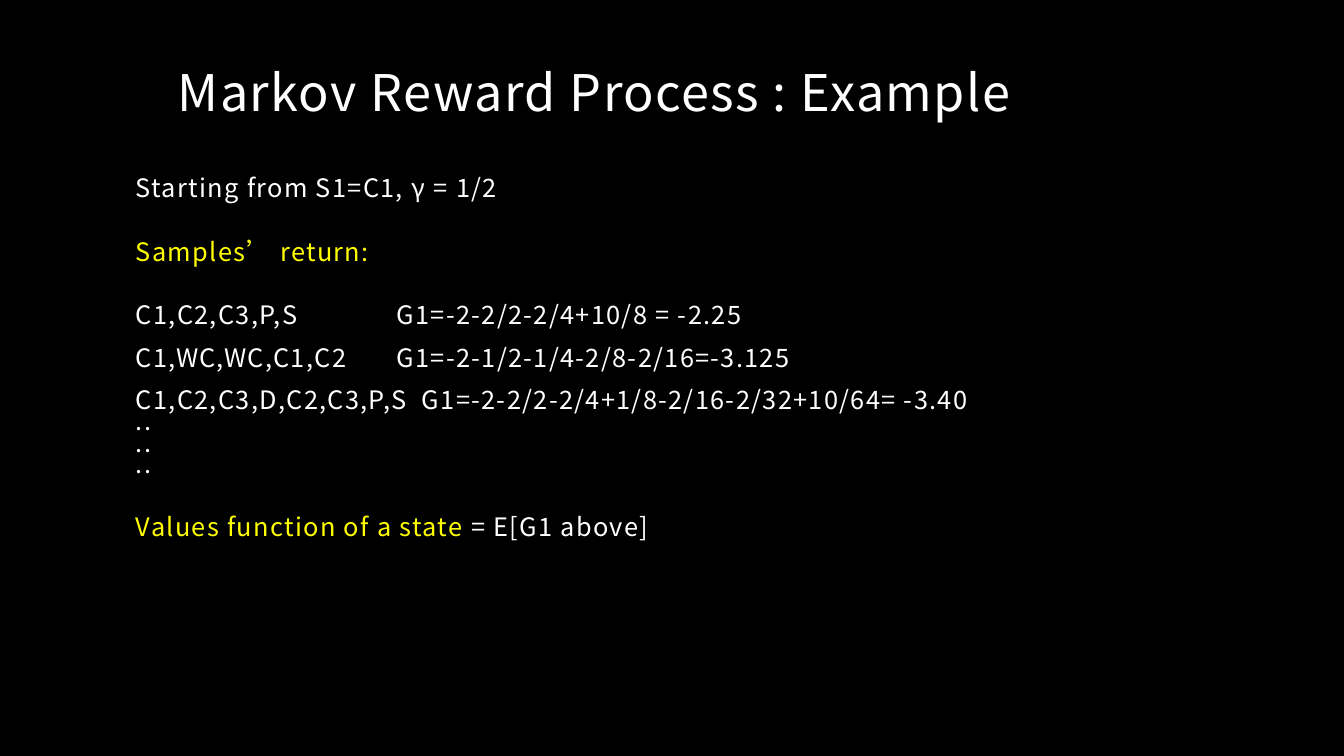
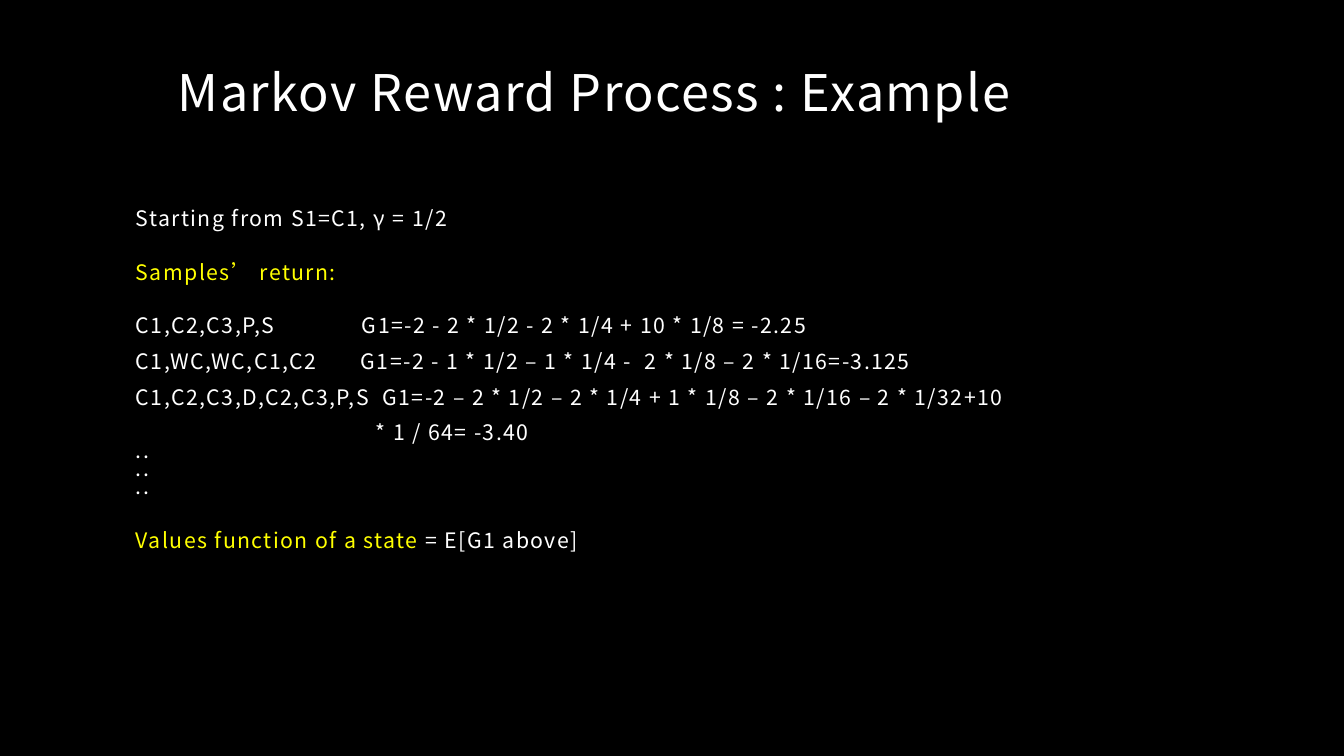
Before and after one commit to MacgyverLin/VintageComputer, a slide deck: slide 15 of Speech/Reinforcement Learning 2.pptx. Drawn at 1344x756 pixels with LibreOffice and Linux fonts; fonts in the diff are those of the drawing; background and template pictures are left out. Boxes give left, top, right and bottom in pixels: in the first picture for what was removed or moved away, otherwise in the second. Text is boxed around its words. In the diff, an @@ line names an element or a change of style, - is before the commit and + after.

```diff
--- a/Speech/Reinforcement Learning 2.pptx
+++ b/Speech/Reinforcement Learning 2.pptx
@@ text at [136, 209, 578, 552]: size 18.1 to 15.2 pt in "Starting from S1=C1, γ = 1/2", "Samples’ return:", "..", ".." and 2 more places @@
@@ text at [136, 316, 1003, 441]: text changed; size 18.1 to 15.2 pt @@
-C1,C2,C3,P,S G1=-2-2/2-2/4+10/8 = -2.25
-C1,WC,WC,C1,C2 G1=-2-1/2-1/4-2/8-2/16=-3.125
-C1,C2,C3,D,C2,C3,P,S G1=-2-2/2-2/4+1/8-2/16-2/32+10/64= -3.40
+C1,C2,C3,P,S G1=-2 - 2 * 1/2 - 2 * 1/4 + 10 * 1/8 = -2.25
+C1,WC,WC,C1,C2 G1=-2 - 1 * 1/2 – 1 * 1/4 - 2 * 1/8 – 2 * 1/16=-3.125
+C1,C2,C3,D,C2,C3,P,S G1=-2 – 2 * 1/2 – 2 * 1/4 + 1 * 1/8 – 2 * 1/16 – 2 * 1/32+10
+* 1 / 64= -3.40
```
Also in this commit, not shown: 7 other slides changed, 16 slides added.
